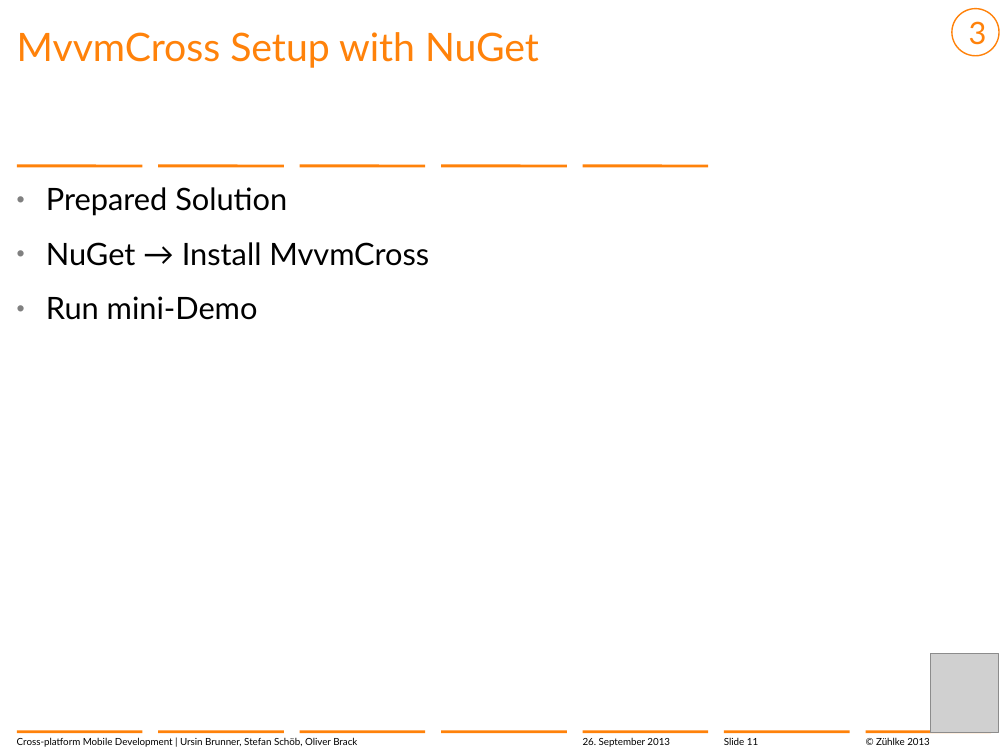
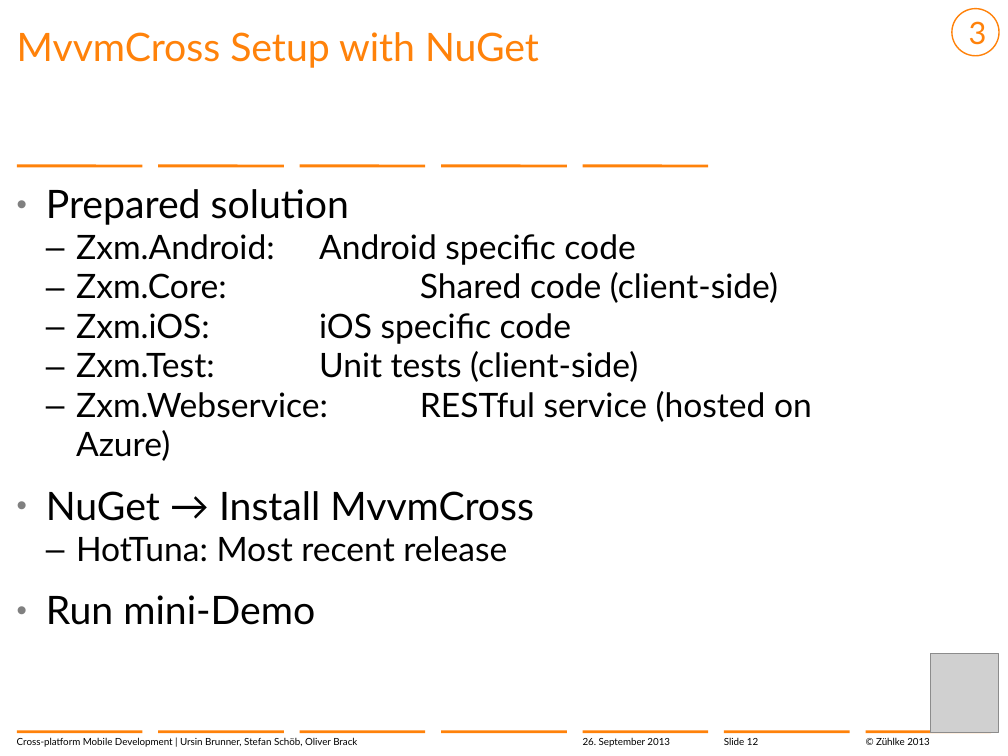
Before and after one commit to brunnurs/zxm, a slide deck: slide 12 of docs/13-09-26 Cross-platform mobile development with C#.pptx (slide 11 before the commit). Drawn at 1008x756 pixels with LibreOffice and Linux fonts; fonts in the diff are those of the drawing; grey boxes stand for pictures; background and template pictures are left out. Boxes give left, top, right and bottom in pixels: in the first picture for what was removed or moved away, otherwise in the second. Text is boxed around its words. In the diff, an @@ line names an element or a change of style, - is before the commit and + after.

```diff
--- a/docs/13-09-26 Cross-platform mobile development with C#.pptx
+++ b/docs/13-09-26 Cross-platform mobile development with C#.pptx
@@ text at bbox=[46, 189, 812, 461]: text changed; size 22 to 24 pt @@
-  • Prepared Solution
+  • Prepared solution
+    – Zxm.Android: Android specific code
+    – Zxm.Core: Shared code (client-side)
+    – Zxm.iOS: iOS specific code
+    – Zxm.Test: Unit tests (client-side)
+    – Zxm.Webservice: RESTful service (hosted on Azure)
@@ text at bbox=[46, 491, 534, 625]: size 22 to 28 pt in "NuGet → Install MvvmCross", "Run mini-Demo" @@
@@ text at bbox=[76, 536, 507, 562]: paragraph added @@
+    – HotTuna: Most recent release
@@ page number at bbox=[724, 738, 758, 745]: text changed @@
-Slide 11
+Slide 12
```
Also in this commit, not shown: 12 other slides changed, 1 slide added.
